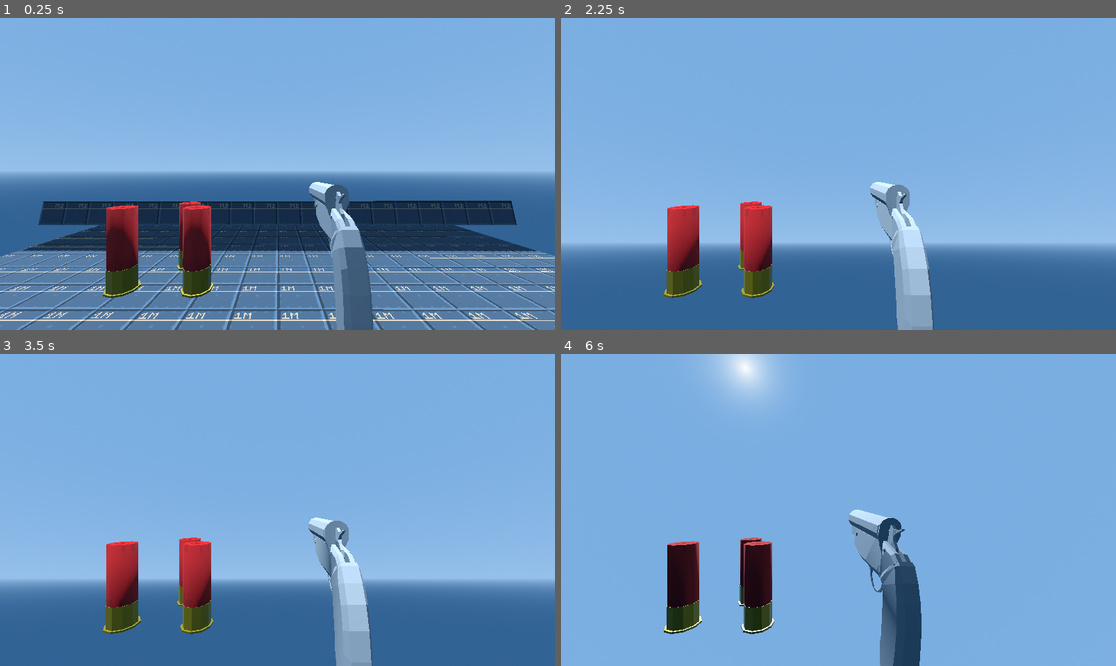
Above: before the commit, frames 1-4 (two rows, left to right).
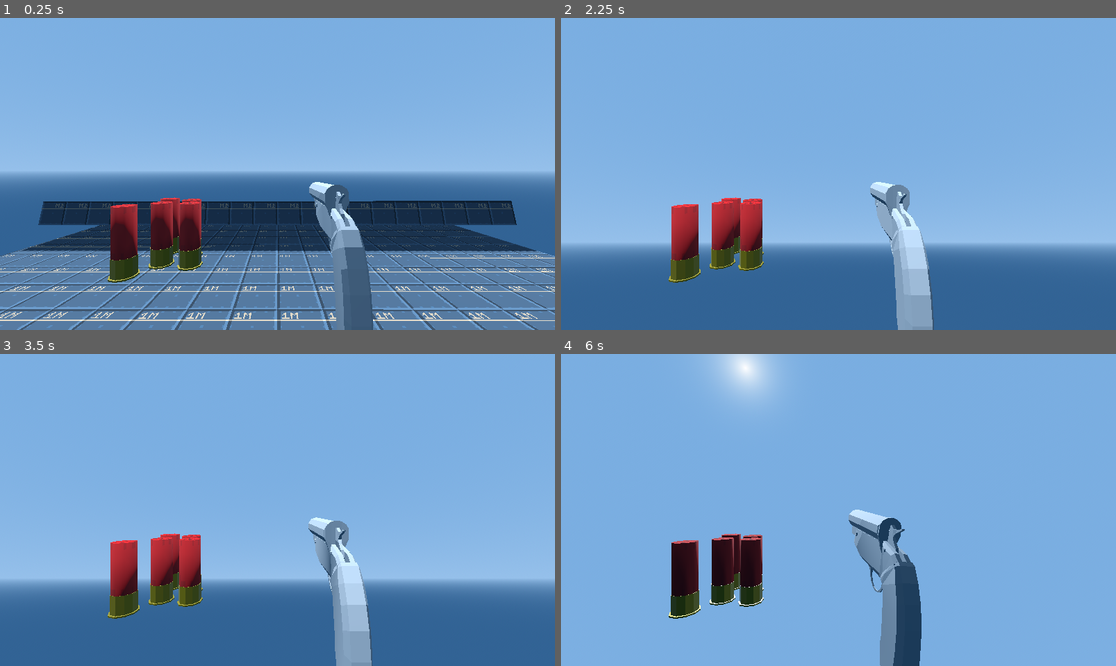
Above: after the commit, the same moments.

Repository: jashjhj/fp-shooter-game
Game: Godot game, scene res://maps/level_0.tscn
Same seed, same stepped clock (60 frames per second), same inputs: the game is played once before the commit and once after it.
Inputs (mouse positions are in pixels of both pictures, inside the frame that each line leads up to):
- Up to frame 1 (0.25 s): no input
- Up to frame 2 (2.25 s): tap Enter (ui_accept) at 0.5, 0.77, 1.52 s; move the mouse to (866, 174) at 0.52 s; hold W (move_forward) 0.53-1.28 s; hold Alt (inspect) 0.53-1.28 s; move the mouse to (727, 189) at 1.27 s; hold S (move_backward) 1.28-2.03 s; click (727, 189) at 1.35 s; move the mouse to (849, 167) at 2.02 s; hold W (move_forward) from 2.03 s (still down); hold Right mouse button (interact_1) from 2.03 s (still down)
- Up to frame 3 (3.5 s): keep holding W (move_forward); tap Enter (ui_accept) at 2.75, 3.02 s; move the mouse to (249, 572) at 2.77 s; release Right mouse button (interact_1) at 2.78 s; tap Alt (inspect) at 2.85 s
- Up to frame 4 (6 s): move the mouse to (877, 513) at 3.52 s; press the mouse at (877, 513) at 3.53 s; tap Enter (ui_accept) at 3.77, 4.52 s; move the mouse to (794, 506) at 4.27 s; release the mouse at (794, 506) at 4.28 s; right-click (794, 506) at 4.35 s; move the mouse to (866, 510) at 5.02 s; release W (move_forward) at 5.03 s; hold S (move_backward) 5.03-5.78 s; hold Alt (inspect) 5.03-5.78 s; move the mouse to (755, 432) at 5.77 s; hold D (move_right) from 5.78 s (still down); click (755, 432) at 5.85 s

The runs differ from the first frame. In frame 1, 3.2% of the frame differs, in the area x 18-39%, y 57-90%; in frame 2, 3.3%; in frame 3, 3.3%; in frame 4, 3.8%, in the area x 18-61%, y 56-100%.

Commit message:
Flare gun Perfected. Give or take. Code does what it does as well as i could expect it to <3

Diff:
--- a/gameobjects/guns/instances/Flare_Gun.tscn
+++ b/gameobjects/guns/instances/Flare_Gun.tscn
@@ -9,11 +9,11 @@
 [ext_resource type="ArrayMesh" uid="uid://clrl1m3vy0iys" path="res://assets/models/guns/Flare_Gun/Hammer.obj" id="6_h5mg1"]
 [ext_resource type="Script" uid="uid://d3ti8mrkqn6ai" path="res://gameobjects/guns/parts/interactivity_backend/Gun_Part_Rotateable.gd" id="7_pfsts"]
 [ext_resource type="ArrayMesh" uid="uid://b47ll0ectwnc" path="res://assets/models/guns/Flare_Gun/Barrel.obj" id="8_t570b"]
-[ext_resource type="Script" uid="uid://dymfggnfgsan6" path="res://gameobjects/guns/parts/interactivity_backend/Gun_Part_Insertable_Slot.gd" id="10_3caqd"]
-[ext_resource type="Script" uid="uid://dod00lbrjpcyo" path="res://gameobjects/guns/parts/interactivity_backend/action_nodes/Gun_Action_Rotatable_Impose_Limit.gd" id="11_h5mg1"]
+[ext_resource type="Script" uid="uid://itw3hsoocbo4" path="res://gameobjects/guns/parts/elements/Gun_Part_Chamber_Manual.gd" id="10_t570b"]
+[ext_resource type="Script" uid="uid://dod00lbrjpcyo" path="res://gameobjects/guns/parts/interactivity_backend/action_nodes/toggle/Gun_Action_Rotatable_Impose_Limit.gd" id="11_h5mg1"]
 [ext_resource type="PackedScene" uid="uid://biiynoqsxedi6" path="res://gameobjects/guns/parts/insertable/rounds/12ga_Shot.tscn" id="11_nq1xb"]
-[ext_resource type="Script" uid="uid://bra8dox2utiy" path="res://gameobjects/guns/parts/interactivity_backend/action_nodes/Gun_Action_Insertable_Lock.gd" id="11_pfsts"]
-[ext_resource type="Script" uid="uid://dinyj7n6bftbt" path="res://gameobjects/guns/parts/interactivity_backend/Gun_Insertable.gd" id="15_3caqd"]
+[ext_resource type="Script" uid="uid://bra8dox2utiy" path="res://gameobjects/guns/parts/interactivity_backend/action_nodes/toggle/Gun_Action_Insertable_Lock.gd" id="11_pfsts"]
+[ext_resource type="Script" uid="uid://yurqf46wbi6y" path="res://gameobjects/guns/parts/interactivity_backend/action_nodes/toggle/Gun_Action_Chamber_is_pin_connected.gd" id="12_t570b"]
 
 [sub_resource type="Resource" id="Resource_0cm1b"]
 script = ExtResource("2_wbnyp")
@@ -88,8 +88,8 @@
 VISUAL_HAMMER = NodePath("Moving_Parts")
 MIN_ANGLE = -0.523599
 MAX_ANGLE = 0.0
-TOGGLE_ACTIONS = [NodePath("Moving_Parts/Chamber/Gun_Action_Insertable_Lock")]
-WHEN_WITHIN_LIMITS = Array[Vector2]([Vector2(-13, 0)])
+TOGGLE_ACTIONS = [NodePath("Moving_Parts/Chamber/Gun_Action_Insertable_Lock"), NodePath("Moving_Parts/Chamber/Gun_Action_Chamber_is_pin_connected")]
+WHEN_WITHIN_LIMITS = Array[Vector2]([Vector2(-13, 0), Vector2(-1, 0)])
 BEGIN_INTERACT_COLLIDER = NodePath("Moving_Parts/BarrelArea")
 metadata/_custom_type_script = "uid://d3ti8mrkqn6ai"
 
@@ -109,9 +109,10 @@
 transform = Transform3D(1, 0, 0, 0, 1, 0, 0, 0, 1, 0, 0.00219727, 0.021759)
 shape = SubResource("BoxShape3D_h5mg1")
 
-[node name="Chamber" type="Node3D" parent="Model/Barrel/Moving_Parts" node_paths=PackedStringArray("INSERTION_ENTRY_AREA", "INSERTION_PATH", "IMPOSED_LIMITS_ROTATEABLES")]
+[node name="Chamber" type="Node3D" parent="Model/Barrel/Moving_Parts" node_paths=PackedStringArray("FIRE_TRIGGER", "INSERTION_ENTRY_AREA", "INSERTION_PATH", "IMPOSED_LIMITS_ROTATEABLES")]
 transform = Transform3D(1, -0.000632217, -0.000703904, 0.000631433, 0.999999, -0.00114288, 0.000704608, 0.00114245, 0.999999, 0, 0.0165175, 0.0667646)
-script = ExtResource("10_3caqd")
+script = ExtResource("10_t570b")
+FIRE_TRIGGER = NodePath("Hammer_Hit")
 INSERTION_LENGTH = 0.057
 INSERTION_ENTRY_AREA = NodePath("InsertionArea")
 INSERTION_PATH = NodePath("InsertionVectorNode")
@@ -137,6 +138,12 @@
 [node name="InsertionVectorNode" type="Node3D" parent="Model/Barrel/Moving_Parts/Chamber"]
 transform = Transform3D(1, -7.05427e-11, 5.82077e-11, 1.5234e-11, 1, 1.16415e-10, 0, 0, 1, -4.22327e-05, -6.84708e-05, -0.0599364)
 
+[node name="Gun_Action_Chamber_is_pin_connected" type="Node" parent="Model/Barrel/Moving_Parts/Chamber" node_paths=PackedStringArray("CHAMBER")]
+script = ExtResource("12_t570b")
+CHAMBER = NodePath("..")
+ACTIVE = true
+metadata/_custom_type_script = "uid://yurqf46wbi6y"
+
 [node name="Gun_Action_Rotateable_Impose_Limit" type="Node" parent="Model/Barrel" node_paths=PackedStringArray("ROTATEABLE")]
 script = ExtResource("11_h5mg1")
 ROTATEABLE = NodePath("..")
@@ -147,21 +154,27 @@
 [node name="Inspect_Pos" type="Node3D" parent="."]
 transform = Transform3D(0.441872, 0.562069, 0.699161, -0.300285, 0.82709, -0.475131, -0.845326, 0, 0.534249, -0.0314448, 0, -0.0100336)
 
-[node name="12Ga_Shot" parent="." node_paths=PackedStringArray("NEARBY_SLOTS") instance=ExtResource("11_nq1xb")]
-transform = Transform3D(1, 0, 0, 0, 1, 0, 0, 0, 1, -0.161705, 0.0637344, 0)
-script = ExtResource("15_3caqd")
+[node name="12Ga_Shot" parent="." instance=ExtResource("11_nq1xb")]
+transform = Transform3D(1, 0, 0, 0, 1, 0, 0, 0, 1, -0.133358, 0.0604644, -0.0438111)
 DEFAULT_DIRECTION = Vector3(0, 0, -1)
-NEARBY_SLOTS = [NodePath("../Model/Barrel/Moving_Parts/Chamber")]
 INSERTION_ACCEPTANCE = 1
 
-[node name="12Ga_Shot2" parent="." node_paths=PackedStringArray("NEARBY_SLOTS") instance=ExtResource("11_nq1xb")]
-transform = Transform3D(1, 0, 0, 0, 1, 0, 0, 0, 1, -0.109571, 0.0637344, 0)
-script = ExtResource("15_3caqd")
+[node name="12Ga_Shot2" parent="." instance=ExtResource("11_nq1xb")]
+transform = Transform3D(1, 0, 0, 0, 1, 0, 0, 0, 1, -0.160958, 0.0604644, -0.0466023)
 DEFAULT_DIRECTION = Vector3(0, 0, -1)
-NEARBY_SLOTS = [NodePath("../Model/Barrel/Moving_Parts/Chamber")]
 INSERTION_ACCEPTANCE = 1
 
 [node name="12Ga_Shot3" parent="." instance=ExtResource("11_nq1xb")]
-transform = Transform3D(1, 0, 0, 0, 1, 0, 0, 0, 1, -0.133358, 0.0604644, -0.0438111)
+transform = Transform3D(1, 0, 0, 0, 1, 0, 0, 0, 1, -0.141922, 0.0604644, -0.0671642)
 DEFAULT_DIRECTION = Vector3(0, 0, -1)
 INSERTION_ACCEPTANCE = 1
+
+[node name="12Ga_Shot4" parent="." instance=ExtResource("11_nq1xb")]
+transform = Transform3D(1, 0, 0, 0, 1, 0, 0, 0, 1, -0.169214, 0.0604644, -0.0771417)
+DEFAULT_DIRECTION = Vector3(0, 0, -1)
+INSERTION_ACCEPTANCE = 1
+
+[node name="12Ga_Shot5" parent="." instance=ExtResource("11_nq1xb")]
+transform = Transform3D(1, 0, 0, 0, 1, 0, 0, 0, 1, -0.17799, 0.0612474, -0.0231364)
+DEFAULT_DIRECTION = Vector3(0, 0, -1)
+INSERTION_ACCEPTANCE = 1
--- a/gameobjects/guns/parts/elements/Gun_Part_Chamber_Manual.gd
+++ b/gameobjects/guns/parts/elements/Gun_Part_Chamber_Manual.gd
@@ -2,16 +2,16 @@
 
 @export var FIRE_TRIGGER:Gun_Part_Listener;
 
-var connected_to_pin:bool = true;
+var is_pin_connected:bool = true;
 
-func housed_set():
-	pass
-#
-#func _ready():
-	#super._ready()
-	#assert(FIRE_TRIGGER != null, "No hammer trigger set.")
-	#FIRE_TRIGGER.triggered.connect(triggered)
+signal fire
 
-#func triggered():
-	#if(housed and connected_to_pin):
-		#INSERTABLE_OBJECT.fire.emit()
+
+func _ready():
+	super._ready()
+	assert(FIRE_TRIGGER != null, "No hammer trigger set.")
+	FIRE_TRIGGER.triggered.connect(triggered)
+
+func triggered():
+	if(is_housed and is_pin_connected and housed_insertable is Gun_Insertable_Chamberable_Round):
+		housed_insertable.fire.emit()
--- a/gameobjects/guns/parts/insertable/Gun_Insertable_Chamberable_Round.gd
+++ b/gameobjects/guns/parts/insertable/Gun_Insertable_Chamberable_Round.gd
@@ -1,6 +1,4 @@
 class_name Gun_Insertable_Chamberable_Round extends Gun_Insertable
-
-
 
 ##Is a live round
 @export var is_live:bool = true
--- a/gameobjects/guns/parts/interactivity_backend/Gun_Insertable.gd
+++ b/gameobjects/guns/parts/interactivity_backend/Gun_Insertable.gd
@@ -137,7 +137,7 @@
 
 					#Cosmetics - Near slot
 					if(current_insertion_vector_global != Vector3.ZERO): # Updates on the second frame, so wait.
-						projected_position.look_at(projected_position.global_position + current_insertion_vector_global, current_insertion_vector_global.cross(CURRENT_SLOT.global_basis*CURRENT_SLOT.INSERTION_PLANE_NORMAL));
+						projected_position.look_at(projected_position.global_position + global_basis*current_insertion_vector_global, Vector3.UP);
 						projected_position.rotate(projected_position.basis.x, -PI/2)
 						model_goal.global_position = get_viewport().get_camera_3d().get_ray_from_camera_through(projected_position.global_position, 2, INSERTION_PLANE_LAYER).get_collision_point();
 						model_goal.global_basis = projected_position.basis
--- a/gameobjects/guns/parts/interactivity_backend/Gun_Part_Tools.tscn
+++ b/gameobjects/guns/parts/interactivity_backend/Gun_Part_Tools.tscn
@@ -29,4 +29,5 @@
 
 [node name="Visualiser" type="MeshInstance3D" parent="Interact_Plane"]
 transform = Transform3D(1, 0, 0, 0, -4.37114e-08, -1, 0, 1, -4.37114e-08, 0, 0, 0)
+visible = false
 mesh = SubResource("PlaneMesh_m7242")
--- a/gameobjects/guns/parts/interactivity_backend/action_nodes/Gun_Action.gd
+++ /dev/null
@@ -1,24 +0,0 @@
-class_name Gun_Action_Toggle extends Node
-
-@export var ACTIVE:bool = false:
-	set(value):
-		if(ACTIVE != value):
-			ACTIVE = value;
-			if(ACTIVE):
-				activate();
-			else:
-				deactivate()
-
-func activate():
-	pass
-func deactivate():
-	pass
-
-func _ready():
-	pass
-	#if(ACTIVE): activate() # Triggers on startup
-
-func check_node_is_set(n:Node):
-	if(n == null):
-		push_error("Node not set.")
-		return
--- a/gameobjects/guns/parts/interactivity_backend/action_nodes/Gun_Action_Chamber_Fireable.gd
+++ /dev/null
@@ -1,13 +0,0 @@
-class_name Gun_Action_Chamber_Fireable extends Gun_Action_Toggle
-
-@export var INSERTABLE:Gun_Part_Chamber_Manual;
-
-func _ready():
-	super._ready()
-	check_node_is_set(INSERTABLE)
-
-#func activate():
-	#INSERTABLE.connected_to_pin = true
-#
-#func deactivate():
-	#INSERTABLE.connected_to_pin = false
--- a/gameobjects/guns/parts/interactivity_backend/action_nodes/Gun_Action_Rotatable_Impose_Limit.gd
+++ /dev/null
@@ -1,22 +0,0 @@
-class_name Gun_Action_Rotateable_Impose_Limit extends Gun_Action_Toggle
-
-@export var ROTATEABLE:Gun_Part_Rotateable;
-@export_range(-360, 360, 0.1, "radians_as_degrees") var LIMIT:float
-
-@export_enum("MIN", "MAX") var EDGE:int = 0
-
-func _ready():
-	super._ready()
-	check_node_is_set(ROTATEABLE)
-
-func activate():
-	if(EDGE == 0):
-		ROTATEABLE.functional_min = LIMIT;
-	else:
-		ROTATEABLE.functional_max = LIMIT;
-
-func deactivate():
-	if(EDGE == 0):
-		ROTATEABLE.functional_min = ROTATEABLE.MIN_ANGLE;
-	else:
-		ROTATEABLE.functional_max = ROTATEABLE.MAX_ANGLE;
--- /dev/null
+++ b/gameobjects/guns/parts/interactivity_backend/action_nodes/toggle/Gun_Action_Chamber_is_pin_connected.gd
@@ -0,0 +1,15 @@
+class_name Gun_Action_Chamber_is_pin_connected extends Gun_Action_Toggle
+
+@export var CHAMBER:Gun_Part_Chamber_Manual;
+
+func _ready():
+	check_node_is_set(CHAMBER, true)
+	super._ready()
+
+func activate():
+	if check_node_is_set(CHAMBER):
+		CHAMBER.is_pin_connected = true;
+
+func deactivate():
+	if check_node_is_set(CHAMBER):
+		CHAMBER.is_pin_connected = false;
--- a/gameobjects/guns/parts/interactivity_backend/action_nodes/Gun_Action_Insertable_Lock.gd
+++ b/gameobjects/guns/parts/interactivity_backend/action_nodes/toggle/Gun_Action_Insertable_Lock.gd
@@ -3,11 +3,13 @@
 @export var SLOT:Gun_Part_Insertable_Slot;
 
 func _ready():
+	check_node_is_set(SLOT, true)
 	super._ready()
-	check_node_is_set(SLOT)
 
 func activate():
-	SLOT.is_locked = true
+	if(check_node_is_set(SLOT)):
+		SLOT.is_locked = true
 
 func deactivate():
-	SLOT.is_locked = false
+	if(check_node_is_set(SLOT)):
+		SLOT.is_locked = false
--- /dev/null
+++ b/gameobjects/guns/parts/interactivity_backend/action_nodes/toggle/Gun_Action_Rotatable_Impose_Limit.gd
@@ -0,0 +1,24 @@
+class_name Gun_Action_Rotateable_Impose_Limit extends Gun_Action_Toggle
+
+@export var ROTATEABLE:Gun_Part_Rotateable;
+@export_range(-360, 360, 0.1, "radians_as_degrees") var LIMIT:float
+
+@export_enum("MIN", "MAX") var EDGE:int = 0
+
+func _ready():
+	check_node_is_set(ROTATEABLE, true)
+	super._ready()
+
+func activate():
+	if check_node_is_set(ROTATEABLE):
+		if(EDGE == 0):
+			ROTATEABLE.functional_min = LIMIT;
+		else:
+			ROTATEABLE.functional_max = LIMIT;
+
+func deactivate():
+	if check_node_is_set(ROTATEABLE):
+		if(EDGE == 0):
+			ROTATEABLE.functional_min = ROTATEABLE.MIN_ANGLE;
+		else:
+			ROTATEABLE.functional_max = ROTATEABLE.MAX_ANGLE;
--- /dev/null
+++ b/gameobjects/guns/parts/interactivity_backend/action_nodes/toggle/Gun_Action_Toggle.gd
@@ -0,0 +1,30 @@
+class_name Gun_Action_Toggle extends Node
+
+@export var ACTIVE:bool = false:
+	set(value):
+		if(ACTIVE != value):
+			ACTIVE = value;
+			if(ACTIVE):
+				activate();
+			else:
+				deactivate()
+
+##To activate the action, set bool ACTIVE to true. This method is for the function.
+func activate():
+	pass
+##To deactivate the action, set bool ACTIVE to false. This method is for the function.
+func deactivate():
+	pass
+
+func _ready():
+	pass
+	if(ACTIVE): activate() # Triggers on startup
+
+func check_node_is_set(n:Node, is_fatal:bool = false) -> bool:
+	if(n == null):
+		if(is_fatal):
+			push_error("Node not set.")
+		else:
+			push_warning("Node not set.")
+		return false
+	return true
--- /dev/null
+++ b/script_templates/Gun_Action/Default.gd
@@ -0,0 +1,15 @@
+extends Gun_Action_Toggle
+
+@export var OBJECT:Gun_Part;
+
+func _ready():
+	check_node_is_set(OBJECT, true)
+	super._ready()
+
+
+func activate():
+	if check_node_is_set(OBJECT):
+		pass
+func deactivate():
+	if check_node_is_set(OBJECT):
+		pass
Not shown, removed: gameobjects/guns/parts/interactivity_backend/action_nodes/Gun_Action_Chamber_Fireable.gd.uid
Not shown, added: gameobjects/guns/parts/interactivity_backend/action_nodes/toggle/Gun_Action_Chamber_is_pin_connected.gd.uid
Renamed: gameobjects/guns/parts/interactivity_backend/action_nodes/Gun_Action_Insertable_Lock.gd.uid -> gameobjects/guns/parts/interactivity_backend/action_nodes/toggle/Gun_Action_Insertable_Lock.gd.uid
Renamed: gameobjects/guns/parts/interactivity_backend/action_nodes/Gun_Action_Rotatable_Impose_Limit.gd.uid -> gameobjects/guns/parts/interactivity_backend/action_nodes/toggle/Gun_Action_Rotatable_Impose_Limit.gd.uid
Renamed: gameobjects/guns/parts/interactivity_backend/action_nodes/Gun_Action.gd.uid -> gameobjects/guns/parts/interactivity_backend/action_nodes/toggle/Gun_Action_Toggle.gd.uid
Not shown, added: script_templates/Gun_Action/Default.gd.uid
